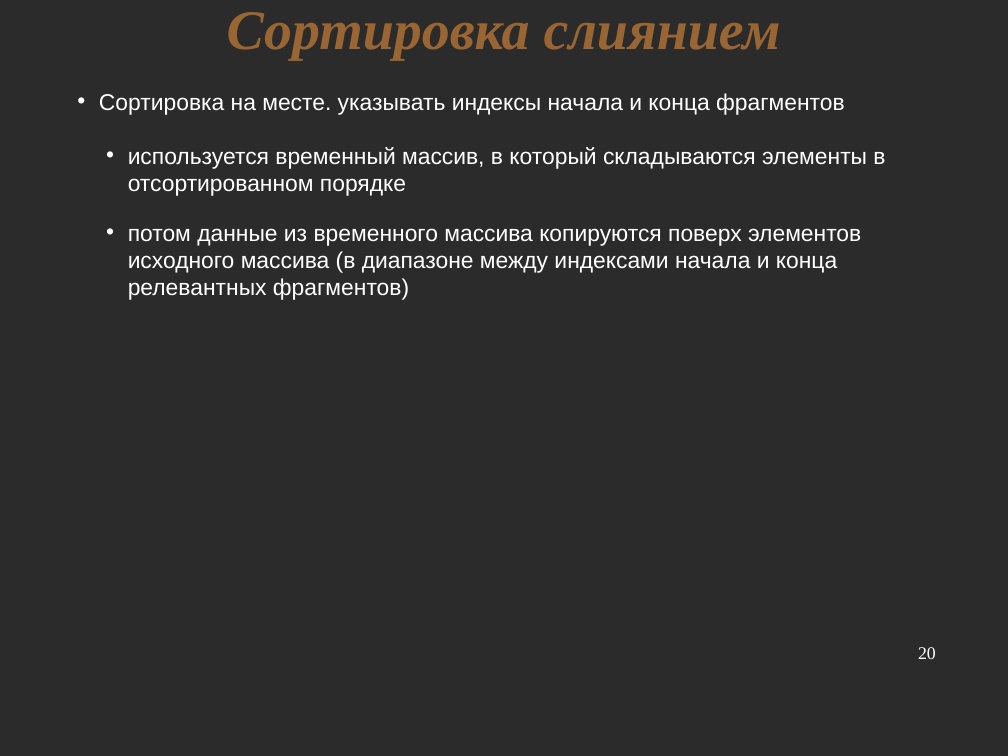
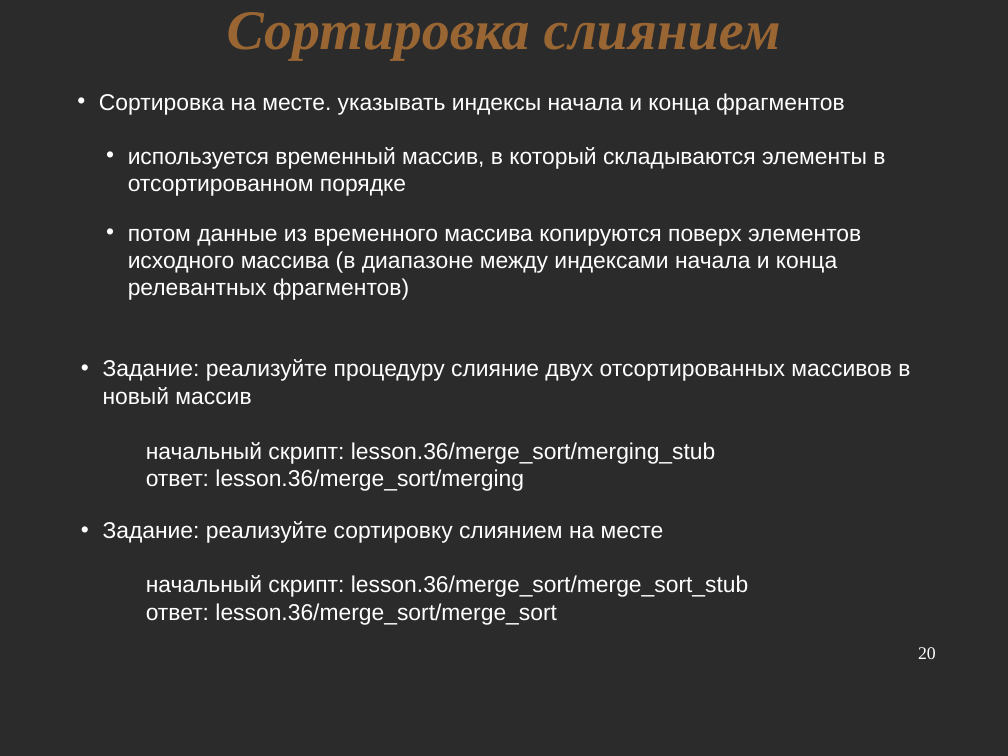
Before and after one commit to nkrot/rufsl, a slide deck: slide 20 of lectures/sorting.odp. Drawn at 1008x756 pixels with LibreOffice and Linux fonts; fonts in the diff are those of the drawing; background and template pictures are left out; a plain dark background stands for a picture behind light text. Boxes give left, top, right and bottom in pixels: in the first picture for what was removed or moved away, otherwise in the second. Text is boxed around its words. In the diff, an @@ line names an element or a change of style, - is before the commit and + after.

```diff
--- a/lectures/sorting.odp
+++ b/lectures/sorting.odp
@@ text added at bbox=[103, 359, 910, 405], 18 pt, text #FFFFFF @@
+• Задание: реализуйте процедуру слияние двух отсортированных массивов в новый массив
@@ text added at bbox=[146, 442, 715, 491], 18 pt, text #FFFFFF @@
+начальный скрипт: lesson.36/merge_sort/merging_stub
+ответ: lesson.36/merge_sort/merging
@@ text added at bbox=[103, 521, 664, 543], 18 pt, text #FFFFFF @@
+• Задание: реализуйте сортировку слиянием на месте
@@ text added at bbox=[146, 575, 749, 625], 18 pt, text #FFFFFF @@
+начальный скрипт: lesson.36/merge_sort/merge_sort_stub
+ответ: lesson.36/merge_sort/merge_sort
```
Also in this commit, not shown: 1 other slide changed, 2 other files.
